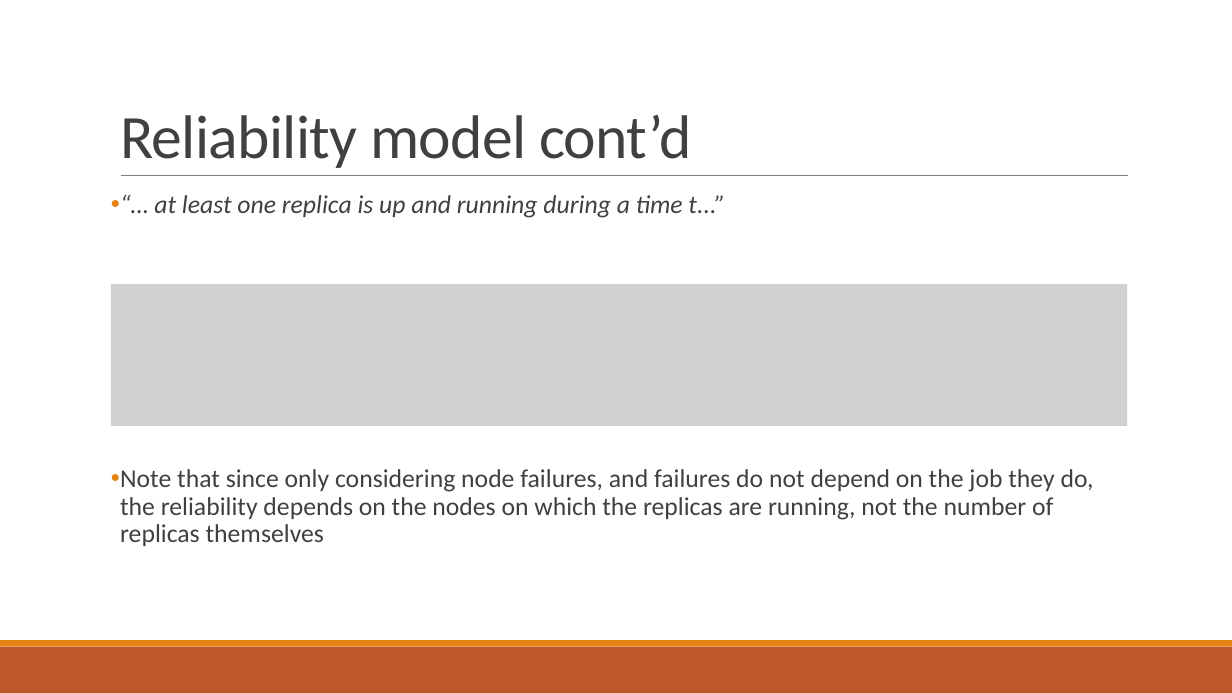
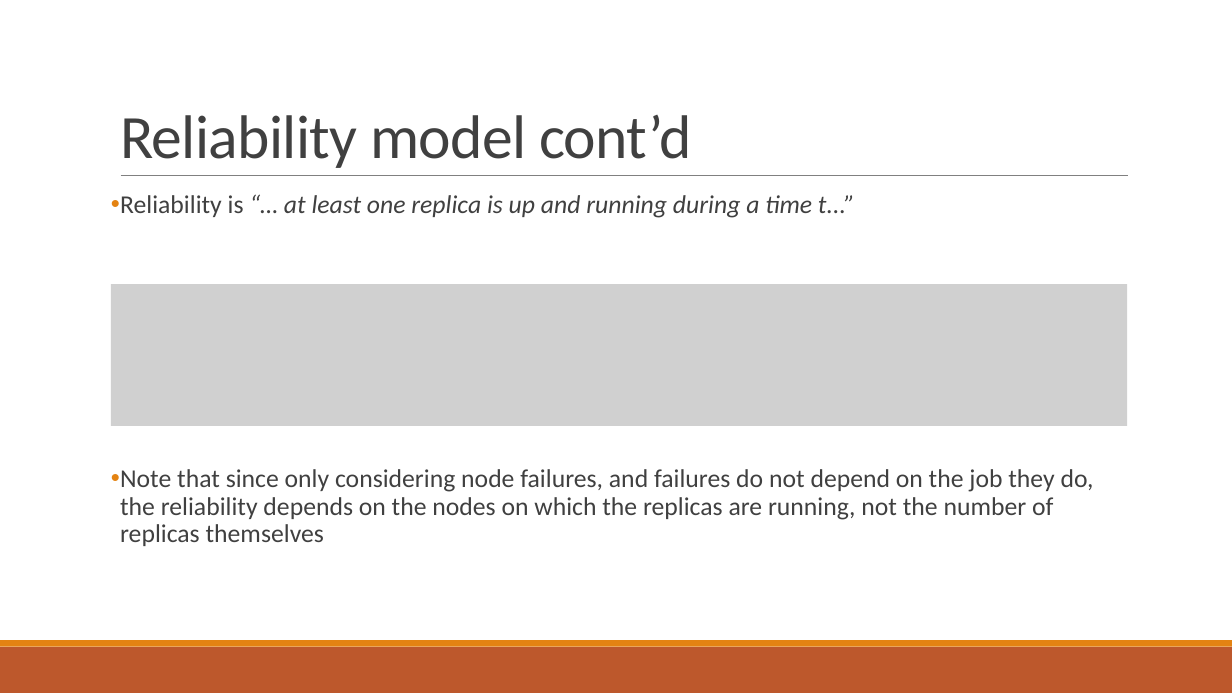
Before and after one commit to PStahl/master_thesis, a slide deck: slide 14 of presentation/presentation2.pptx (slide 13 before the commit). Drawn at 1232x693 pixels with LibreOffice and Linux fonts; fonts in the diff are those of the drawing; grey boxes stand for pictures. Boxes give left, top, right and bottom in pixels: in the first picture for what was removed or moved away, otherwise in the second. Text is boxed around its words. In the diff, an @@ line names an element or a change of style, - is before the commit and + after.

```diff
--- a/presentation/presentation2.pptx
+++ b/presentation/presentation2.pptx
@@ text at (x1=120, y1=195, x2=855, y2=218): text changed @@
-• “… at least one replica is up and running during a time t...”
+• Reliability is “… at least one replica is up and running during a time t...”
```
Also in this commit, not shown: 7 other slides changed.
